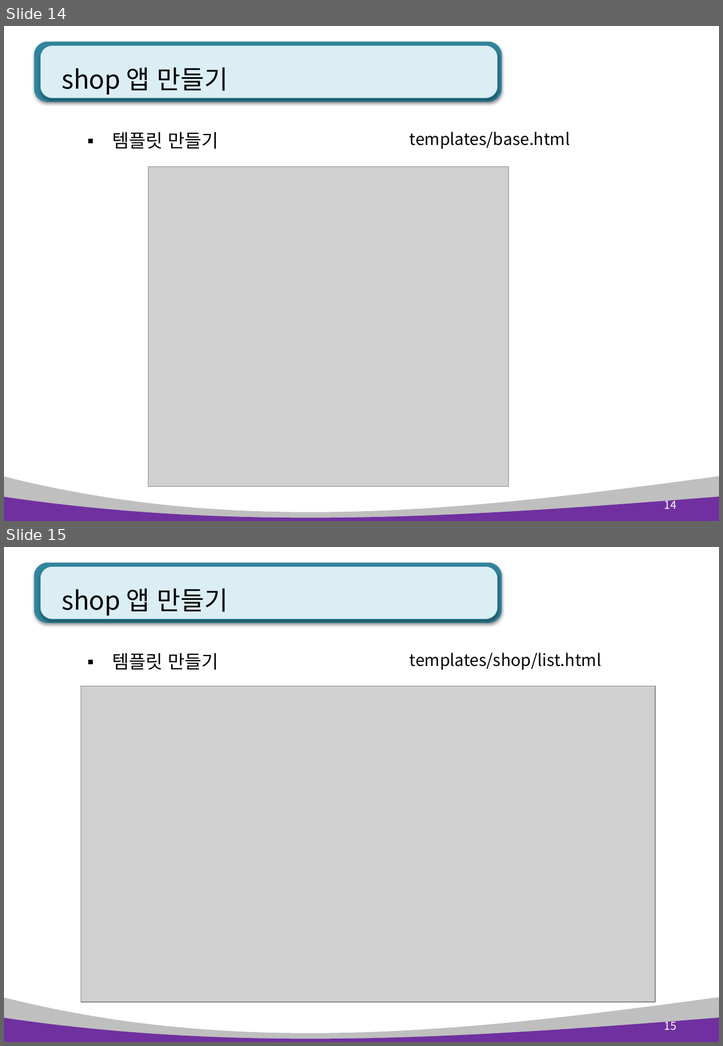
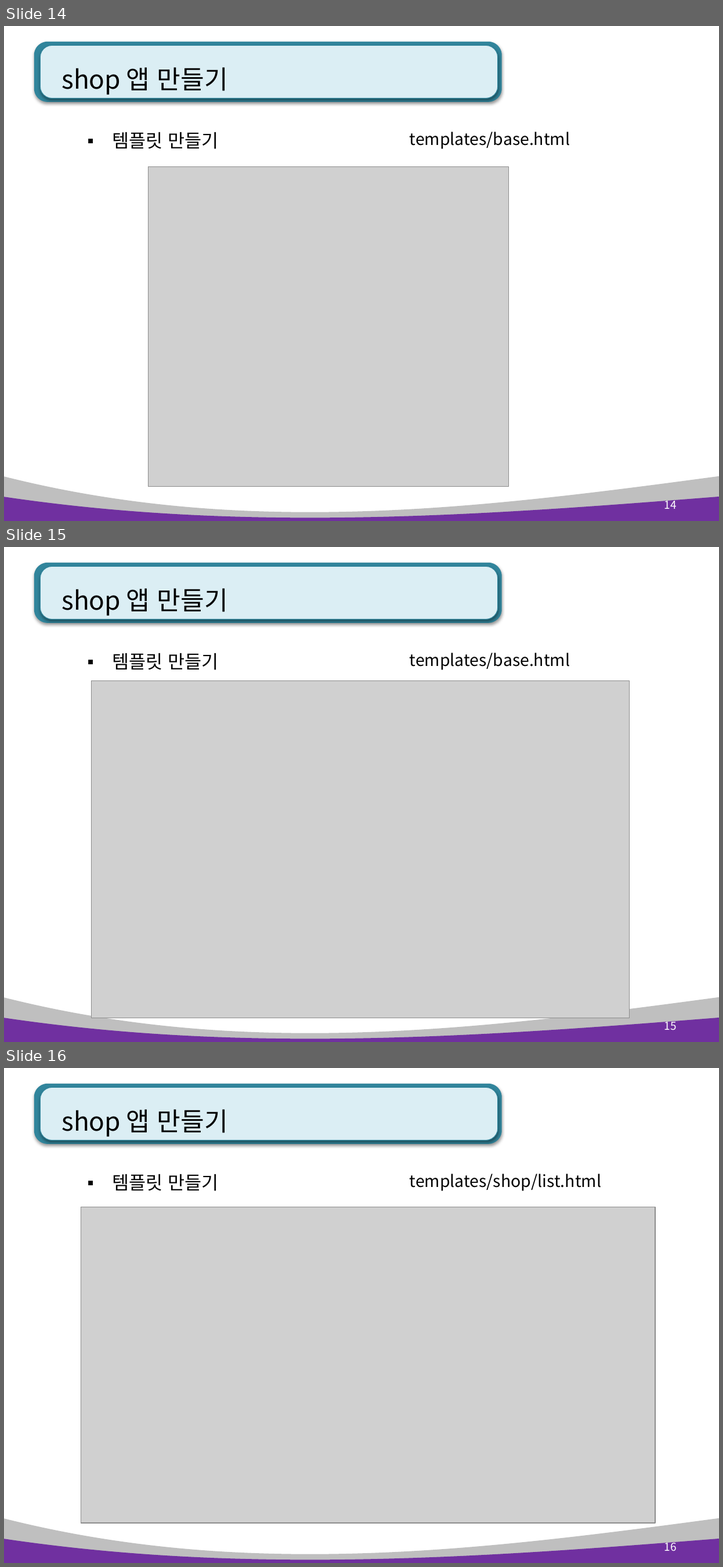
Before and after one commit to pshho/ngreen_project, a slide deck: pyWorks/자료/django_ppt/shop_ppt/1장. shop 상품.pptx. Shown one above the other, each under a label of ours: slides 14 and 15 before the commit, slides 14, 15 and 16 after it. The pictures are 723x1046 and 723x1567 pixels, drawn with LibreOffice and Linux fonts; fonts in the diff are those of the drawing; grey boxes stand for pictures. Boxes give left, top, right and bottom in pixels: in the first picture for what was removed or moved away, otherwise in the second. Text is boxed around its words. In the diff, an @@ line names an element or a change of style, - is before the commit and + after.

```diff
--- a/pyWorks/자료/django_ppt/shop_ppt/1장. shop 상품.pptx
+++ b/pyWorks/자료/django_ppt/shop_ppt/1장. shop 상품.pptx
@@ slide 15 added at [4, 547, 719, 1042], background #FFFFFF; not listed: 4 template elements that a slide beside it also shows @@
@@ title added at [61, 588, 228, 615], 28 pt, text #000000 @@
+shop 앱 만들기
@@ text added at [112, 653, 218, 670], 20 pt, text #000000 @@
+▪ 템플릿 만들기
@@ text added at [409, 653, 570, 670], 18 pt, text #000000 @@
+templates/base.html
@@ picture added at [91, 681, 629, 1018] @@
@@ page number added at [664, 1019, 676, 1030], 12 pt, text #FFFFFF @@
+15
@@ what was slide 15 is now slide 16 @@
@@ page number at [664, 1540, 676, 1551]: text changed @@
-15
+16
```
Also in this commit, not shown: 4 slides changed, 2 other files.
